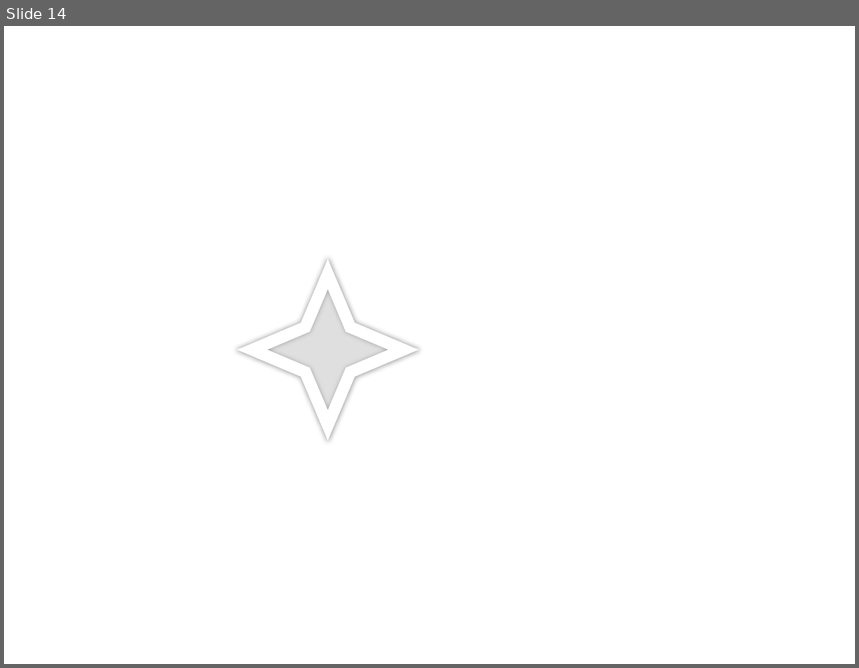
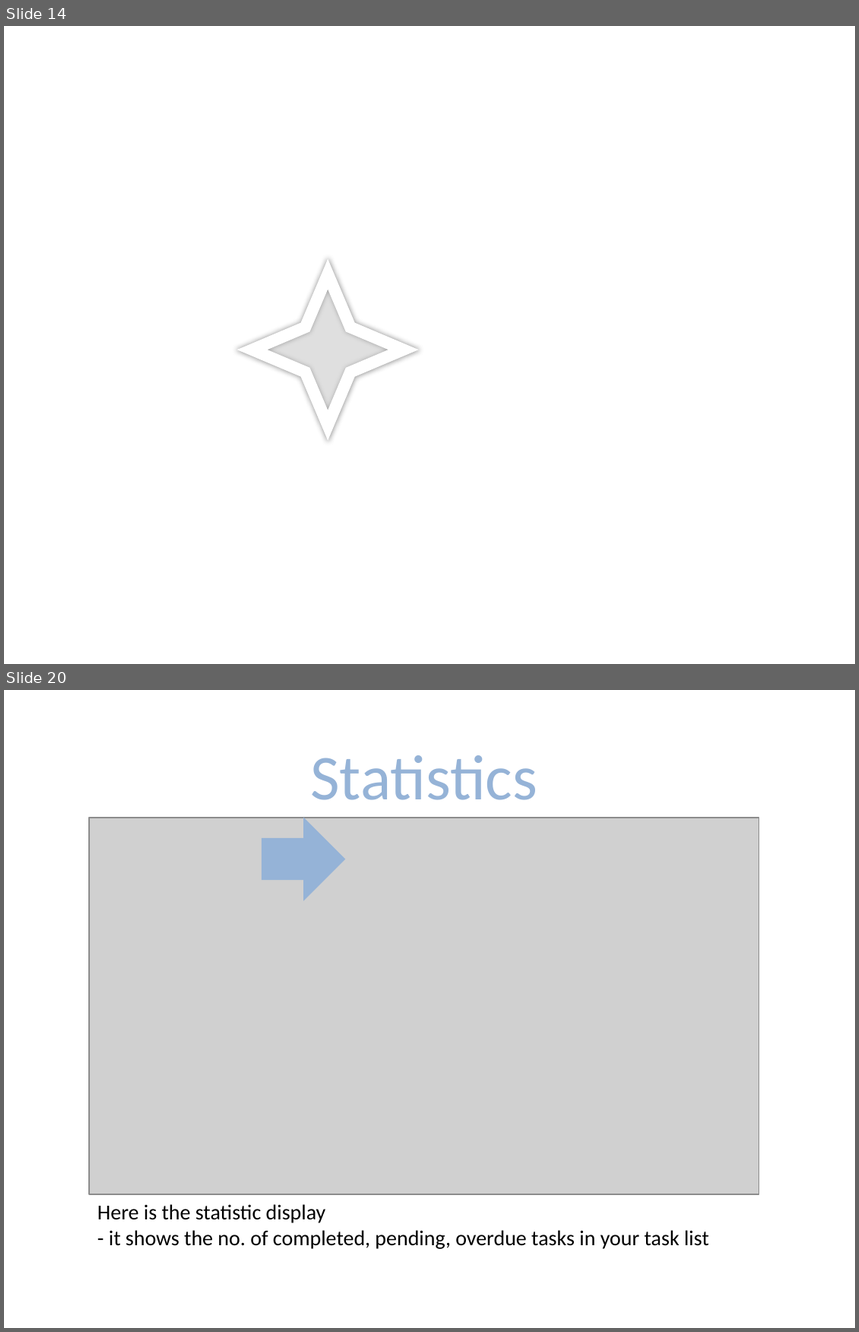
Before and after one commit to jeffryhartanto/addressbook-level4, a slide deck: docs/diagrams/Diagrams.pptx. Shown one above the other, each under a label of ours: slide 14 before the commit, slides 14 and 20 after it; the slides between them are not shown. The pictures are 859x668 and 859x1332 pixels, drawn with LibreOffice and Linux fonts; fonts in the diff are those of the drawing; grey boxes stand for pictures. Boxes give left, top, right and bottom in pixels: in the first picture for what was removed or moved away, otherwise in the second. Text is boxed around its words. In the diff, an @@ line names an element or a change of style, - is before the commit and + after.

```diff
--- a/docs/diagrams/Diagrams.pptx
+++ b/docs/diagrams/Diagrams.pptx
@@ slide 20 added at (4,690,855,1328), background #FFFFFF @@
@@ text added at (310,755,538,800), 54 pt, text #95B3D7 @@
+Statistics
@@ picture added at (89,818,759,1195) @@
@@ down arrow added at (262,817,345,901), fill #95B3D7 @@
@@ text added at (97,1205,709,1249), 18 pt, text #000000 @@
+Here is the statistic display
+- it shows the no. of completed, pending, overdue tasks in your task list
```
Also in this commit, not shown: 8 other slides added, 8 other files.
